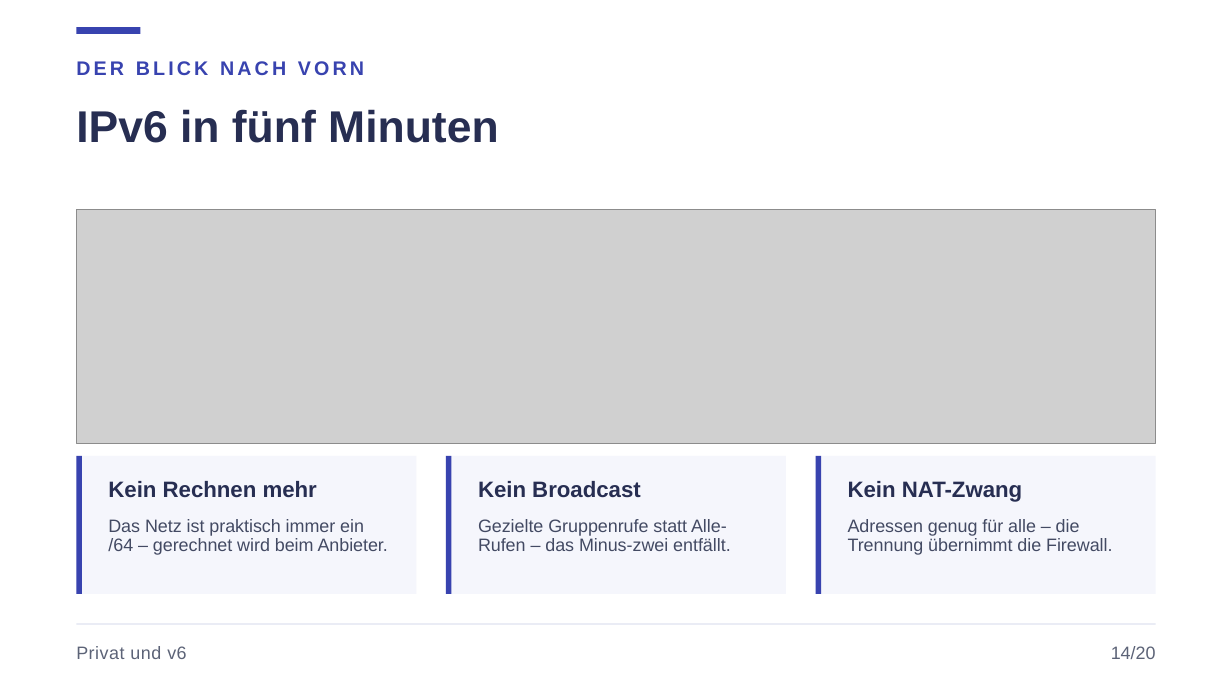
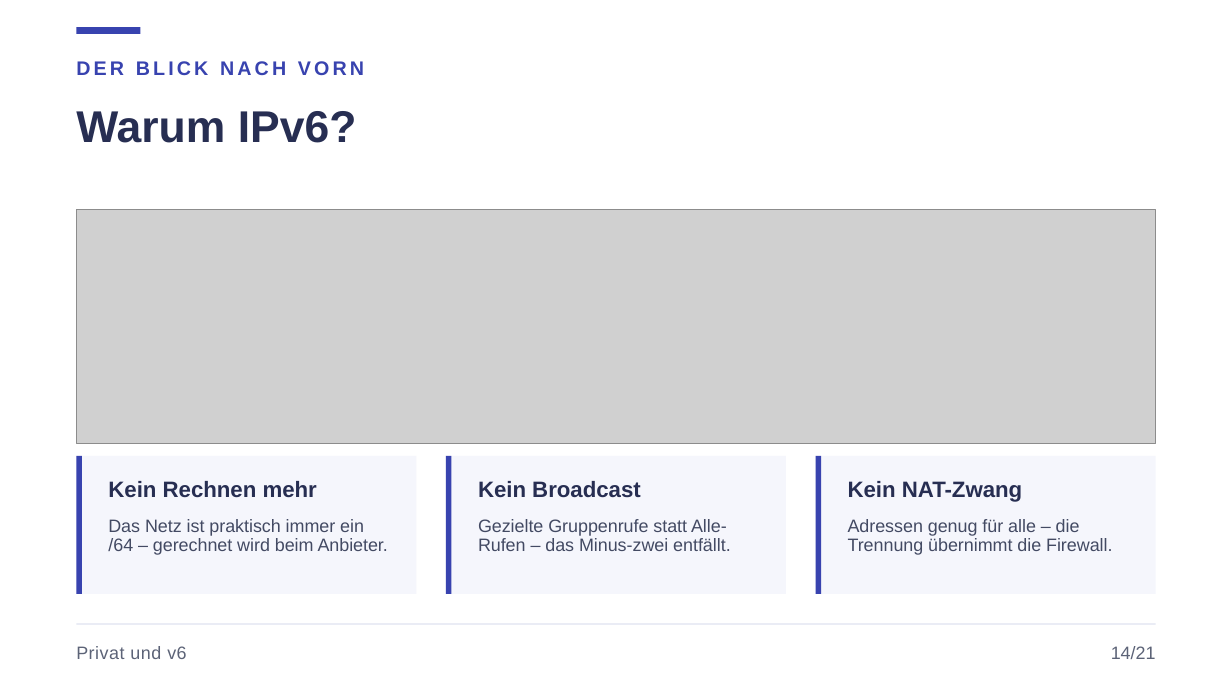
Before and after one commit to JacobMenge/kurs-unterlagen, a slide deck: slide 18 of folien/02-adressierung-subnetting-parallelkurs.pptx. Drawn at 1232x693 pixels with LibreOffice and Linux fonts; fonts in the diff are those of the drawing; grey boxes stand for pictures. Boxes give left, top, right and bottom in pixels: in the first picture for what was removed or moved away, otherwise in the second. Text is boxed around its words. In the diff, an @@ line names an element or a change of style, - is before the commit and + after.

Commit message:
folien: ipv6 mit warum-folie und hex-erklaerung, rezept mit zahlenstrahl

```diff
--- a/folien/02-adressierung-subnetting-parallelkurs.pptx
+++ b/folien/02-adressierung-subnetting-parallelkurs.pptx
@@ text at [76,111,357,143]: text changed @@
-IPv6 in fünf Minuten
+Warum IPv6?
@@ text at [1111,646,1156,659]: text changed @@
-14/20
+14/21
```
Also in this commit, not shown: 19 other slides changed, 1 slide added, 1 other file.
